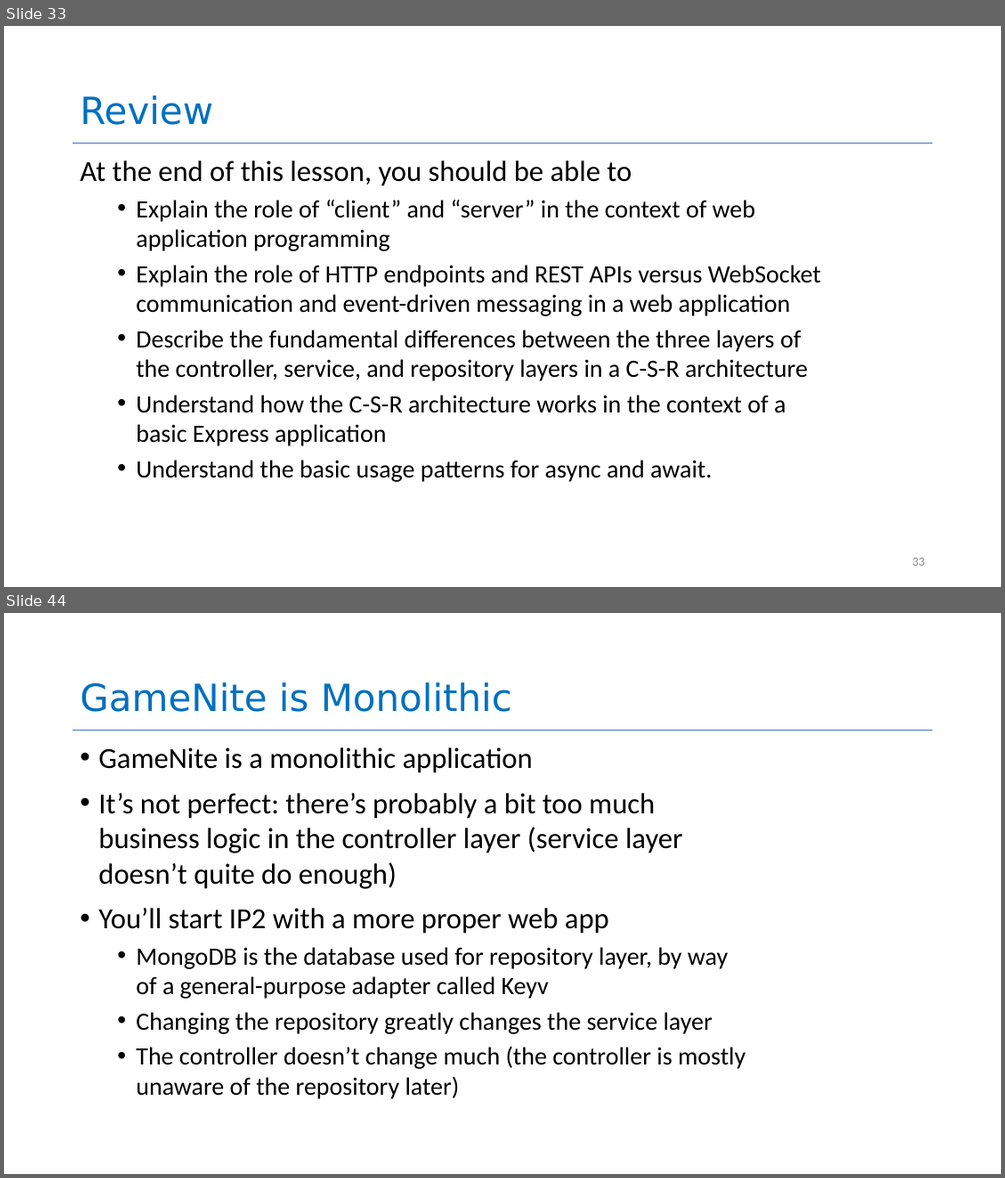
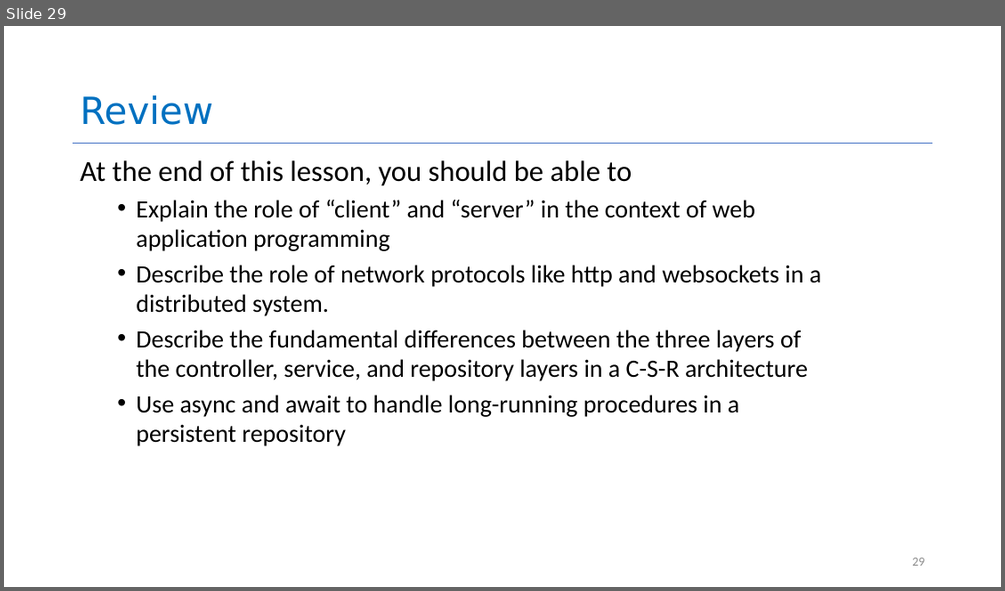
Before and after one commit to neu-se/CS4530-Fall-2026, a slide deck: Slides/Module 04 Web Application Architecture.pptx. Shown one above the other, each under a label of ours: slides 33 and 44 before the commit, slide 29 after it; the slides between them are not shown. The pictures are 1005x1178 and 1005x591 pixels, drawn with LibreOffice and Linux fonts; fonts in the diff are those of the drawing. Boxes give left, top, right and bottom in pixels: in the first picture for what was removed or moved away, otherwise in the second. Text is boxed around its words. In the diff, an @@ line names an element or a change of style, - is before the commit and + after.

```diff
--- a/Slides/Module 04 Web Application Architecture.pptx
+++ b/Slides/Module 04 Web Application Architecture.pptx
@@ slide 44 removed at (x1=4, y1=613, x2=1001, y2=1174), background #FFFFFF; not listed: 1 template element that a slide beside it also shows @@
@@ title removed at (x1=80, y1=682, x2=512, y2=712) @@
-GameNite is Monolithic
@@ text removed at (x1=98, y1=747, x2=745, y2=1099) @@
-• GameNite is a monolithic application
-• It’s not perfect: there’s probably a bit too much business logic in the controller layer (service layer doesn’t quite do enough)
-• You’ll start IP2 with a more proper web app
-  • MongoDB is the database used for repository layer, by way of a general-purpose adapter called Keyv
-  • Changing the repository greatly changes the service layer
-  • The controller doesn’t change much (the controller is mostly unaware of the repository later)
@@ what was slide 33 is now slide 29 @@
@@ slide 29 changed as well @@
@@ text at (x1=136, y1=265, x2=821, y2=316): text changed @@
-  • Explain the role of HTTP endpoints and REST APIs versus WebSocket communication and event-driven messaging in a web application
+  • Describe the role of network protocols like http and websockets in a distributed system.
@@ text at (x1=136, y1=394, x2=739, y2=446): text changed @@
-  • Understand how the C-S-R architecture works in the context of a basic Express application
-  • Understand the basic usage patterns for async and await.
+  • Use async and await to handle long-running procedures in a persistent repository
@@ page number at (x1=912, y1=557, x2=924, y2=565): text changed @@
-33
+29
```
Also in this commit, not shown: 13 other slides changed, 3 slides added, 22 other slides removed, 1 other file.
